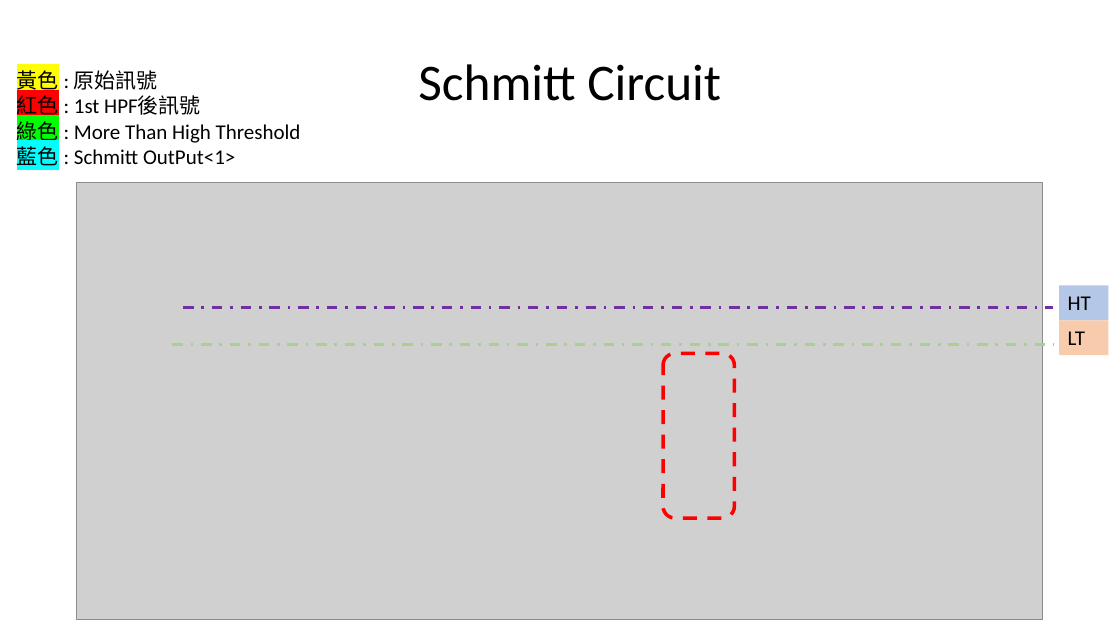
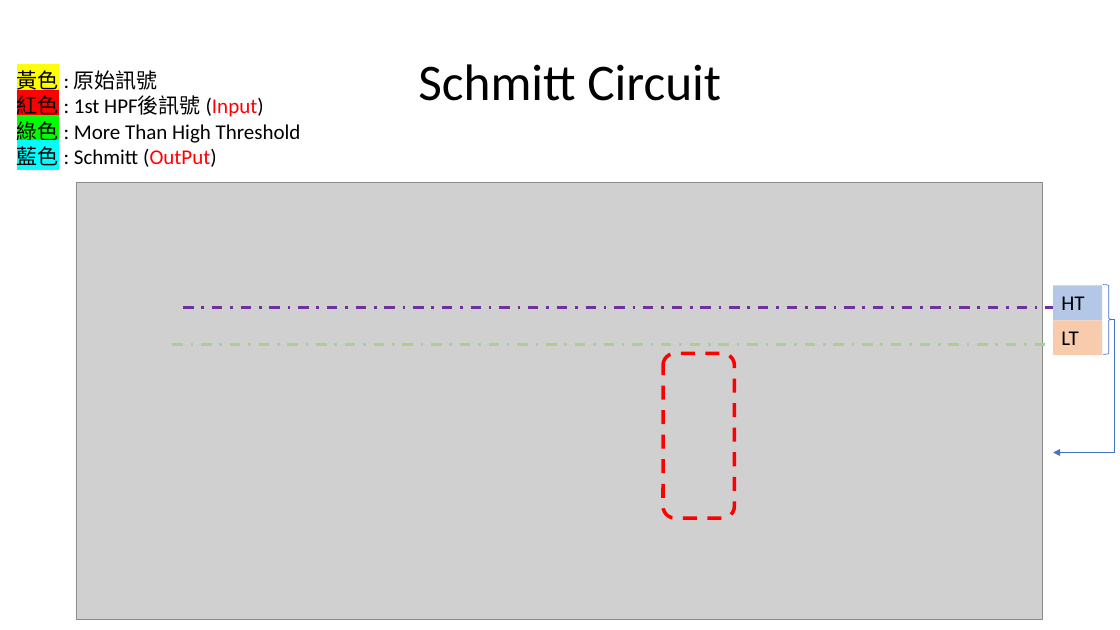
Before and after one commit to a0910281835/Summrary_PDF, a slide deck: slide 35 of Project_Summary_pdf/Project_Summary.pptx. Drawn at 1120x630 pixels with LibreOffice and Linux fonts; fonts in the diff are those of the drawing; grey boxes stand for pictures. Boxes give left, top, right and bottom in pixels: in the first picture for what was removed or moved away, otherwise in the second. Text is boxed around its words. In the diff, an @@ line names an element or a change of style, - is before the commit and + after.

Commit message:
* Update Explain Schmitt Digital Code page

```diff
--- a/Project_Summary_pdf/Project_Summary.pptx
+++ b/Project_Summary_pdf/Project_Summary.pptx
@@ text at bbox=[17, 95, 264, 119]: text changed @@
-紅色 : 1st HPF後訊號
+紅色 : 1st HPF後訊號 (Input)
@@ text at bbox=[17, 146, 217, 167]: text changed @@
-藍色 : Schmitt OutPut<1>
+藍色 : Schmitt (OutPut)
@@ rectangle "HT": place and size @@
-rectangle "HT" at bbox=[1060, 286, 1108, 321]
+rectangle "HT" at bbox=[1054, 286, 1102, 321]
@@ right brace added at bbox=[1103, 285, 1115, 355], outline #4472C4 0.5 pt @@
@@ rectangle "LT": place and size @@
-rectangle "LT" at bbox=[1060, 320, 1108, 355]
+rectangle "LT" at bbox=[1054, 320, 1102, 355]
@@ line added from (1115, 319) to (1115, 453), #4472C4 0.5 pt @@
@@ arrow added from (1115, 453) to (1054, 453), #4472C4 0.5 pt @@
```
Also in this commit, not shown: 2 other slides changed, 3 slides added.
